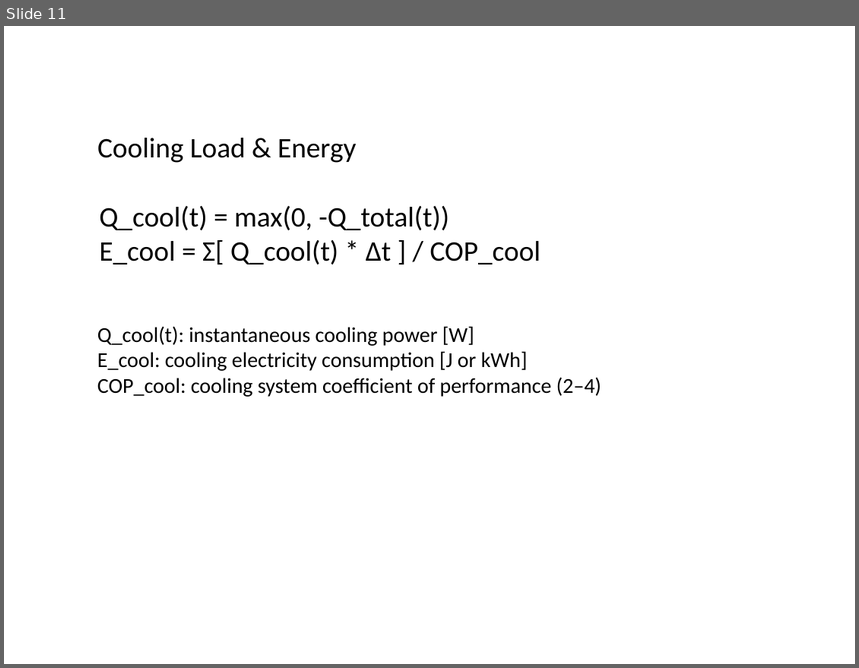
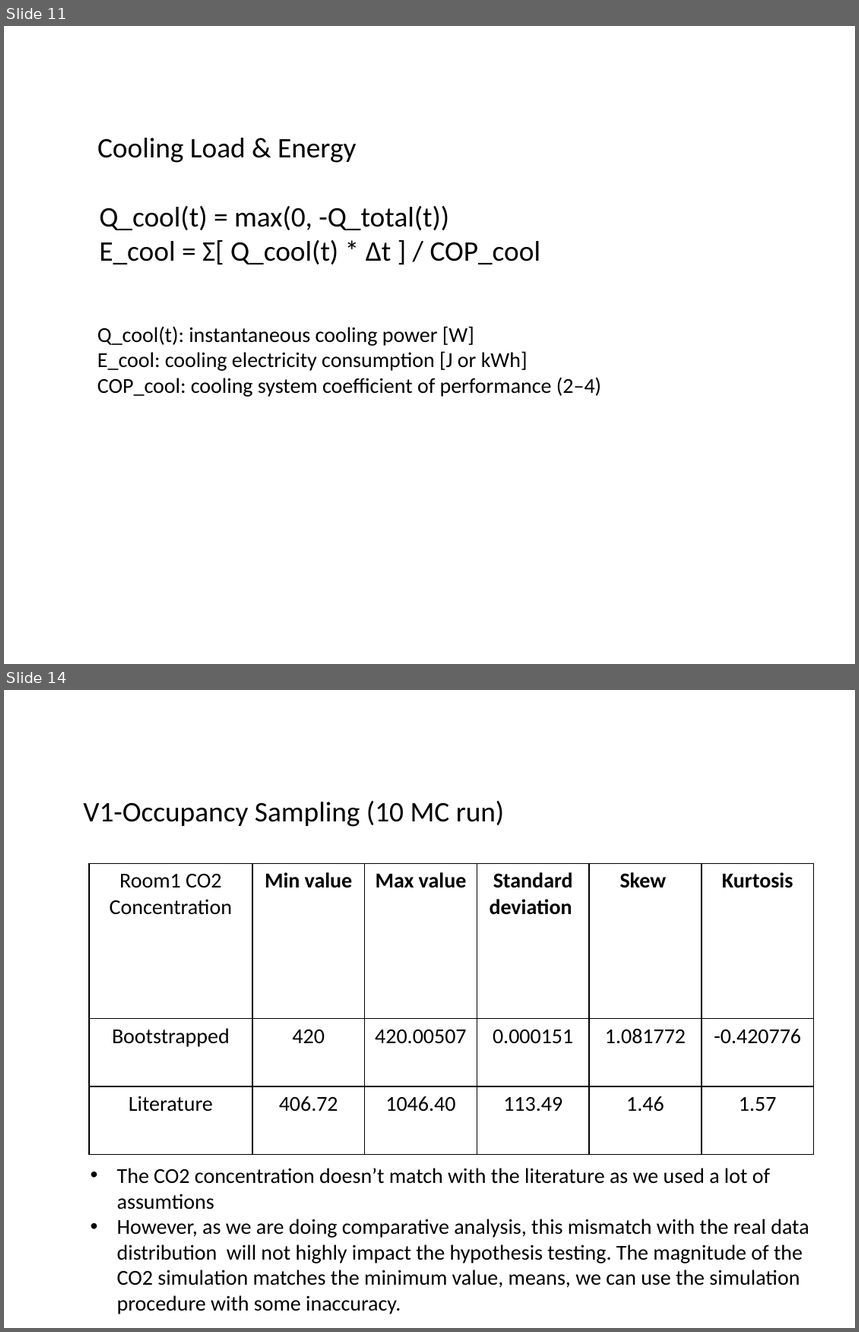
Before and after one commit to ChowdhuryAliImam/2025Fall_projects, a slide deck: Imam_presentation.pptx. Shown one above the other, each under a label of ours: slide 11 before the commit, slides 11 and 14 after it; the slides between them are not shown. The pictures are 859x668 and 859x1332 pixels, drawn with LibreOffice and Linux fonts; fonts in the diff are those of the drawing. Boxes give left, top, right and bottom in pixels: in the first picture for what was removed or moved away, otherwise in the second. Text is boxed around its words. In the diff, an @@ line names an element or a change of style, - is before the commit and + after.

```diff
--- a/Imam_presentation.pptx
+++ b/Imam_presentation.pptx
@@ slide 14 added at bbox=[4, 690, 855, 1328], background #FFFFFF @@
@@ text added at bbox=[83, 801, 505, 827], 24 pt, text #000000 @@
+V1-Occupancy Sampling (10 MC run)
@@ table added at bbox=[89, 863, 814, 1155], 3 rows, 6 columns @@
+Room1 CO2 / Concentration | Min value | Max value | Standard deviation | Skew | Kurtosis
+Bootstrapped | 420 | 420.00507 | 0.000151 | 1.081772 | -0.420776
+Literature | 406.72 | 1046.40 | 113.49 | 1.46 | 1.57
@@ text added at bbox=[117, 1168, 809, 1315], 18 pt, text #000000 @@
+• The CO2 concentration doesn’t match with the literature as we used a lot of assumtions
+• However, as we are doing comparative analysis, this mismatch with the real data distribution will not highly impact the hypothesis testing. The magnitude of the CO2 simulation matches the minimum value, means, we can use the simulation procedure with some inaccuracy.
```
Also in this commit, not shown: 6 slides changed, 1 slide removed.
